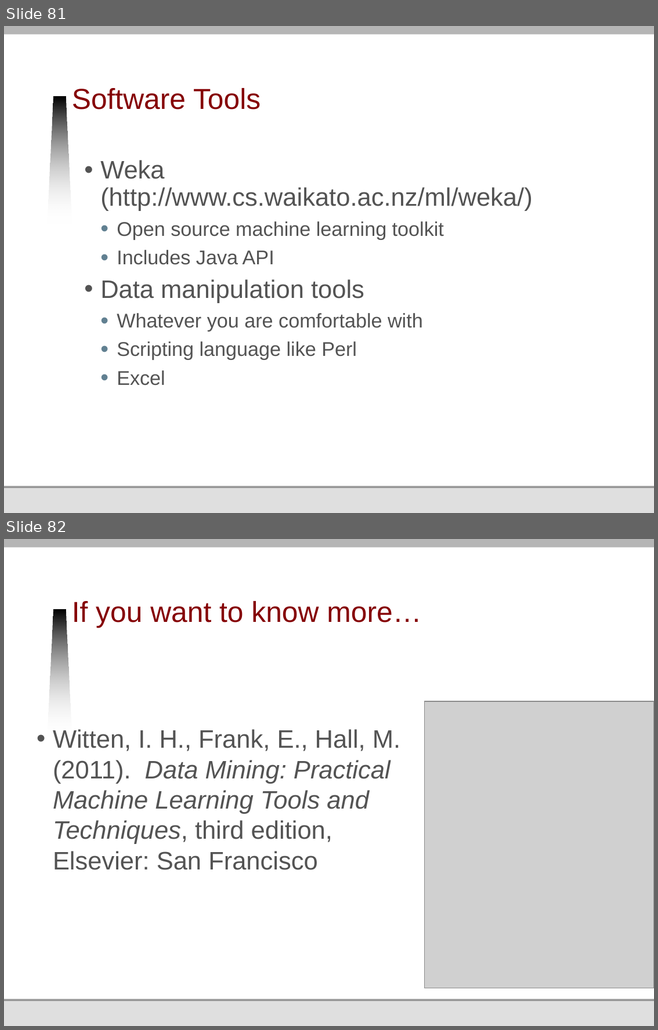
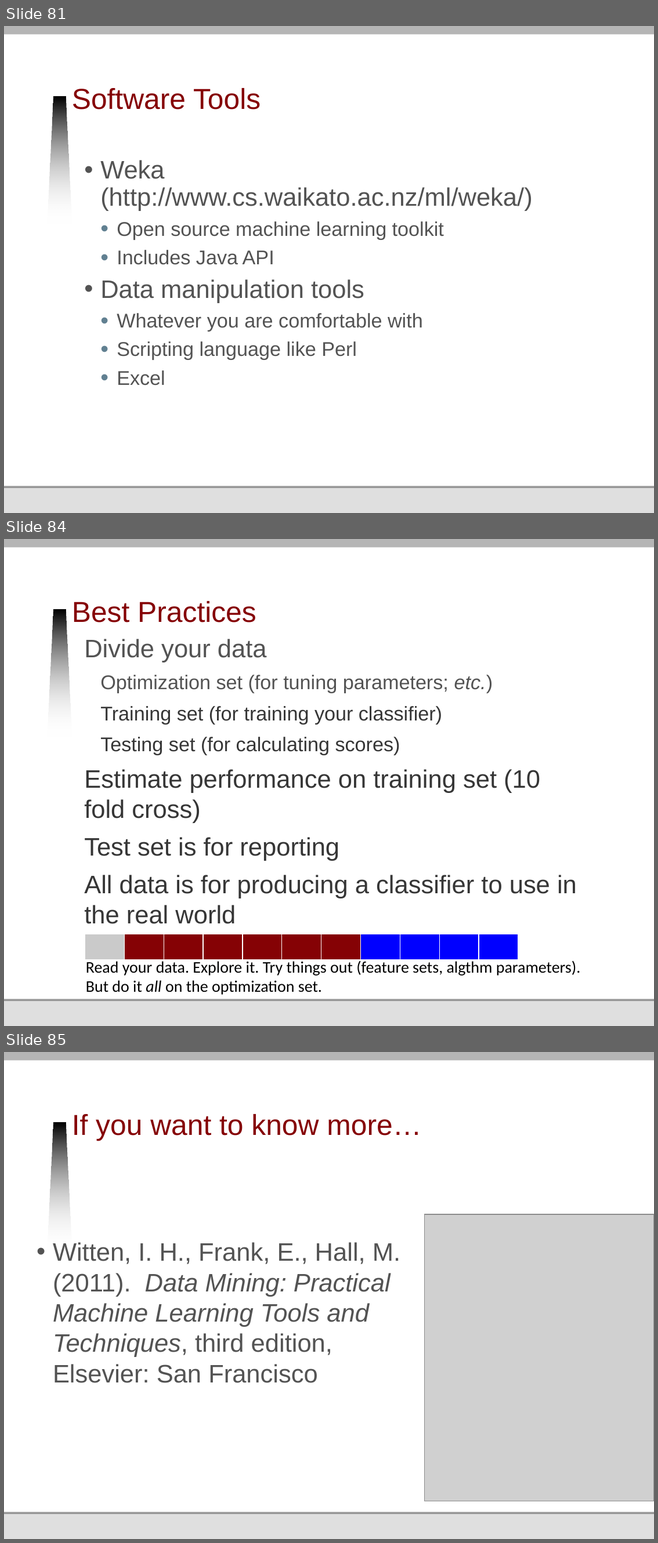
Before and after one commit to jmankoff/data, a slide deck: Lectures/12 Machine Learning I Training and Testing.pptx. Shown one above the other, each under a label of ours: slides 81 and 82 before the commit, slides 81, 84 and 85 after it; the slides between them are not shown. The pictures are 658x1030 and 658x1543 pixels, drawn with LibreOffice and Linux fonts; fonts in the diff are those of the drawing; grey boxes stand for pictures; background and template pictures are left out. Boxes give left, top, right and bottom in pixels: in the first picture for what was removed or moved away, otherwise in the second. Text is boxed around its words. In the diff, an @@ line names an element or a change of style, - is before the commit and + after.

```diff
--- a/Lectures/12 Machine Learning I Training and Testing.pptx
+++ b/Lectures/12 Machine Learning I Training and Testing.pptx
@@ slide 84 added at <box>4,539,654,1026</box>, background #FFFFFF; not listed: 6 template elements that a slide beside it also shows @@
@@ title added at <box>72,601,256,623</box>, 32 pt, text #850205 @@
+Best Practices
@@ text added at <box>84,639,576,924</box>, 28 pt, text #363636 @@
+Divide your data
+  Optimization set (for tuning parameters; etc.)
+  Training set (for training your classifier)
+  Testing set (for calculating scores)
+Estimate performance on training set (10 fold cross)
+Test set is for reporting
+All data is for producing a classifier to use in the real world
@@ table added at <box>85,935,521,961</box>, 1 rows, 11 columns @@
+ |  |  |  |  |  |  |  |  |  | 
@@ text added at <box>86,961,581,995</box>, 18 pt, text #000000 @@
+Read your data. Explore it. Try things out (feature sets, algthm parameters).
+But do it all on the optimization set.
@@ what was slide 82 is now slide 85 @@
```
Also in this commit, not shown: 2 other slides added, 7 other files.
